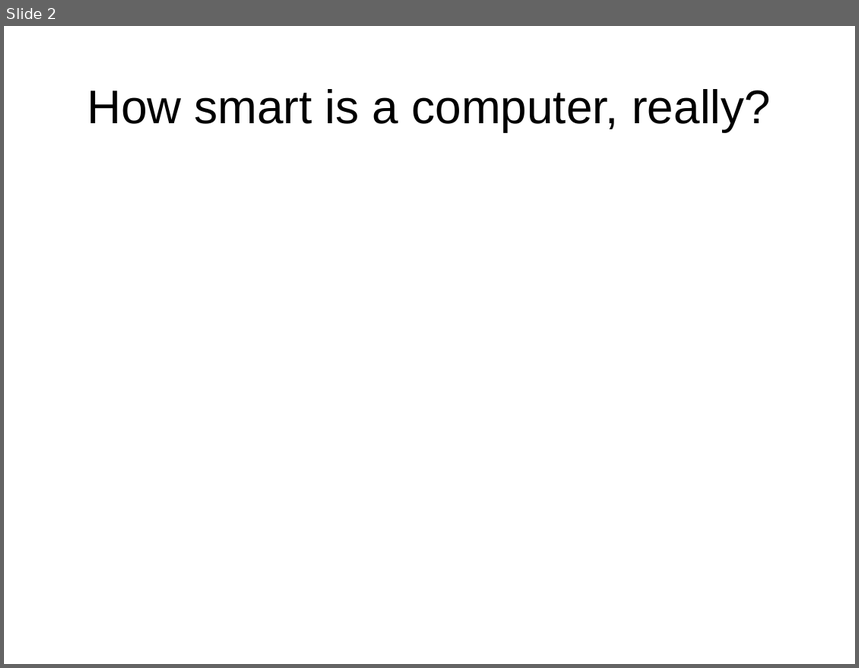
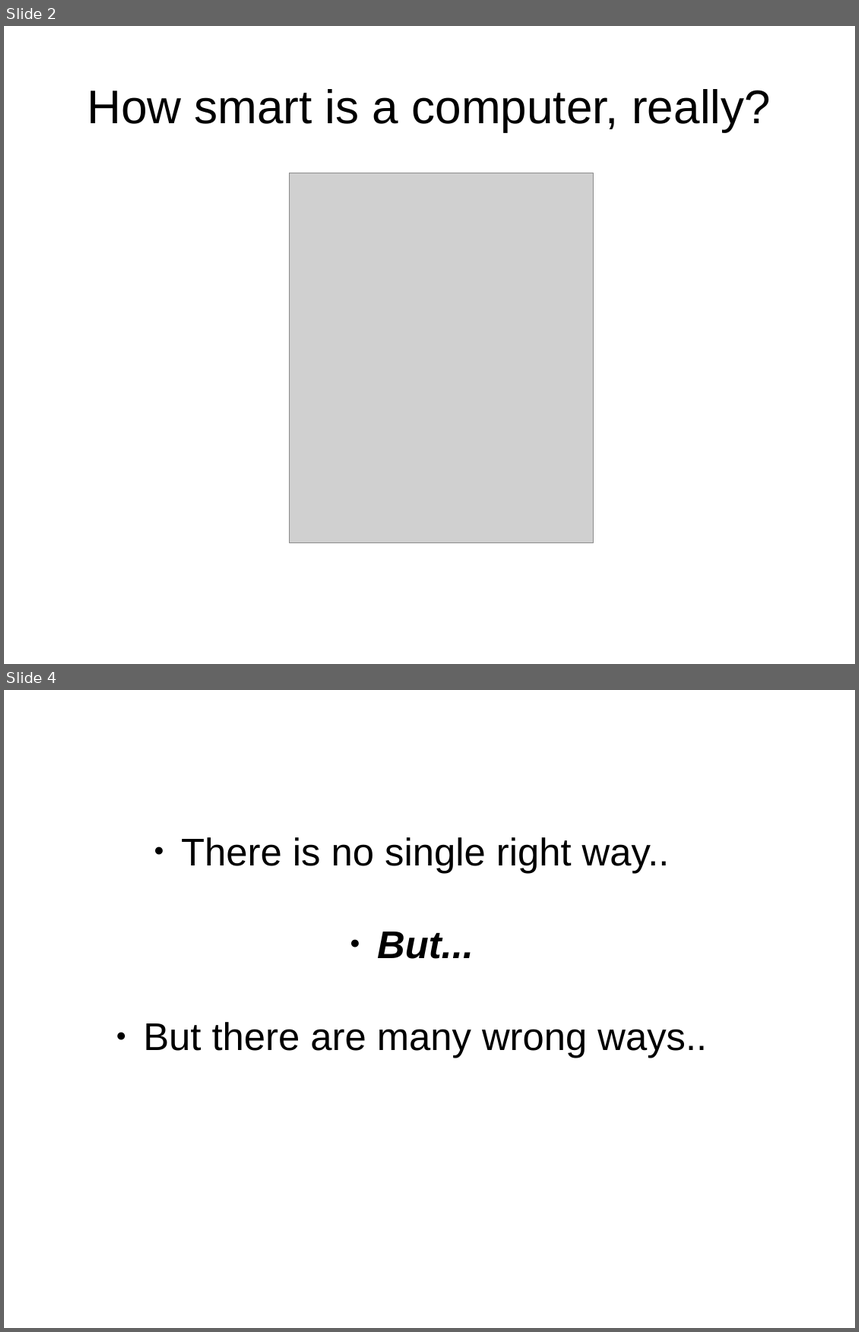
Before and after one commit to josh-mcq/code-eval, a slide deck: Toastmasters.odp. Shown one above the other, each under a label of ours: slide 2 before the commit, slides 2 and 4 after it; the slides between them are not shown. The pictures are 859x668 and 859x1332 pixels, drawn with LibreOffice and Linux fonts; fonts in the diff are those of the drawing; grey boxes stand for pictures. Boxes give left, top, right and bottom in pixels: in the first picture for what was removed or moved away, otherwise in the second. Text is boxed around its words. In the diff, an @@ line names an element or a change of style, - is before the commit and + after.

```diff
--- a/Toastmasters.odp
+++ b/Toastmasters.odp
@@ slide 4 added at (4,690,855,1328), background #FFFFFF @@
@@ text added at (143,837,707,1059), 36 pt, text #000000 @@
+● There is no single right way..
+● But...
+● But there are many wrong ways..
@@ slide 2 changed as well @@
@@ picture added at (290,173,593,544) @@
```
Also in this commit, not shown: 5 other slides changed, 7 other slides added, 6 slides removed.
